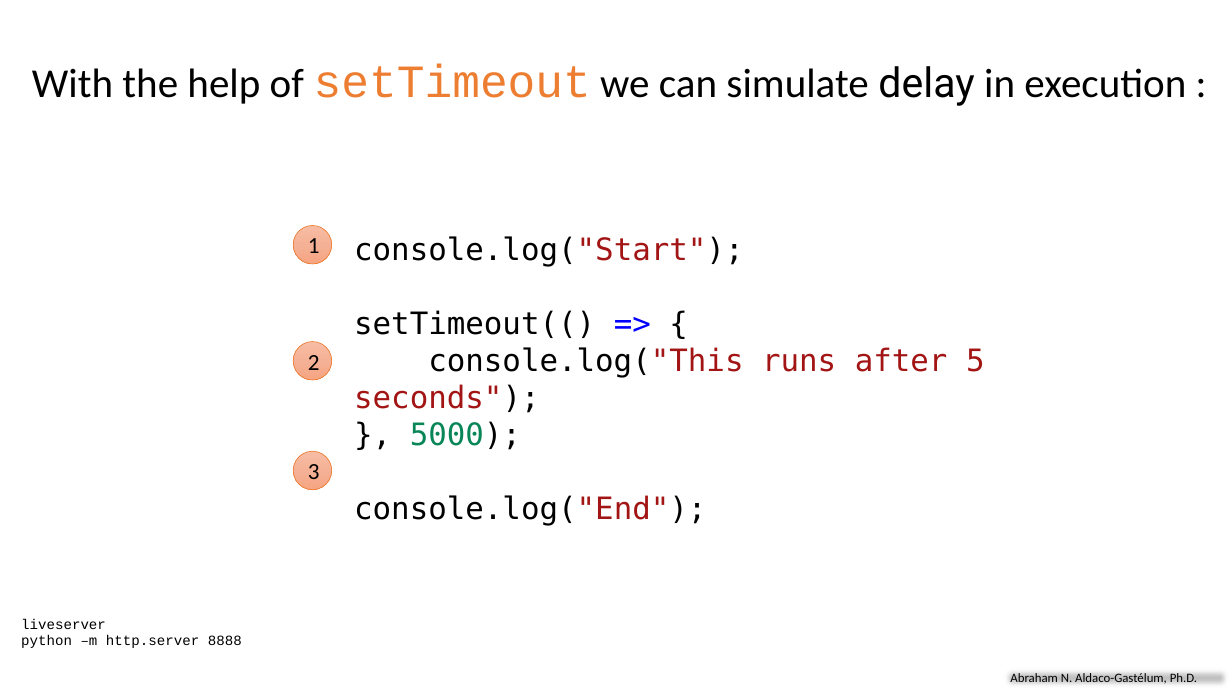
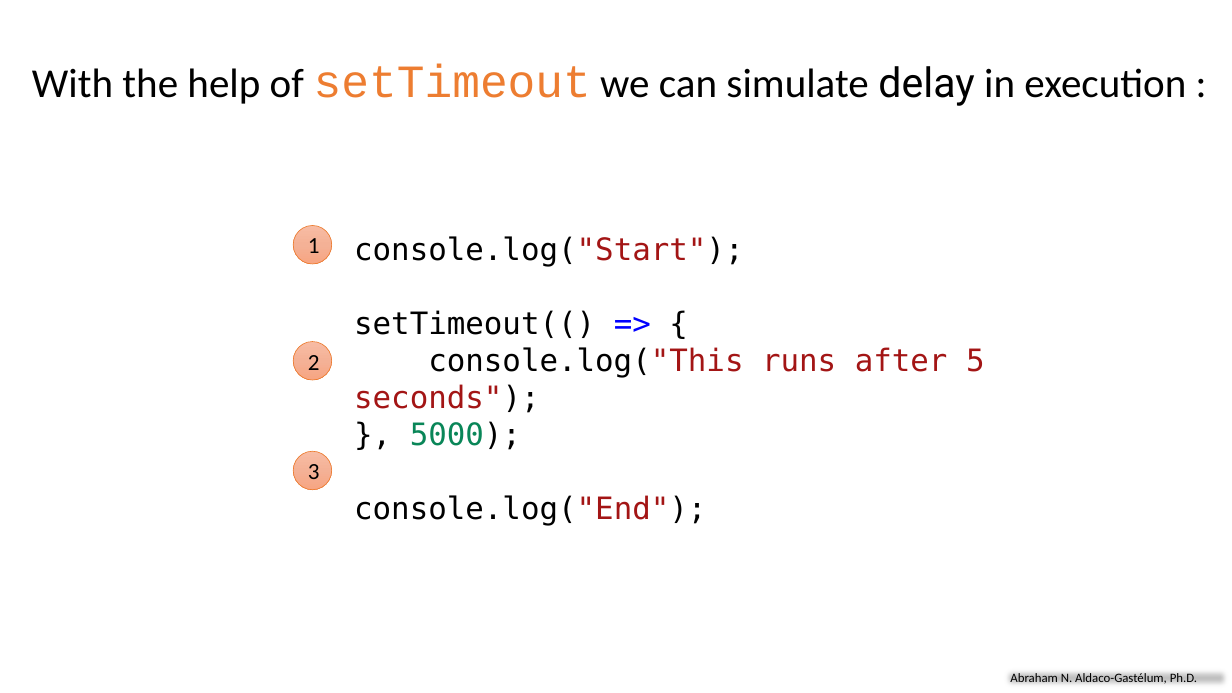
Before and after one commit to aaldacog/uwp, a slide deck: slide 18 of AsynchronousProcessing_AbrahamAldaco.pptx. Drawn at 1232x693 pixels with LibreOffice and Linux fonts; fonts in the diff are those of the drawing. Boxes give left, top, right and bottom in pixels: in the first picture for what was removed or moved away, otherwise in the second. Text is boxed around its words. In the diff, an @@ line names an element or a change of style, - is before the commit and + after.

```diff
--- a/AsynchronousProcessing_AbrahamAldaco.pptx
+++ b/AsynchronousProcessing_AbrahamAldaco.pptx
@@ text removed at (21, 618, 242, 648) @@
-liveserver
-python –m http.server 8888
```
Also in this commit, not shown: 24 other slides changed, 3 slides added, 1 slide removed, 1 other file.
